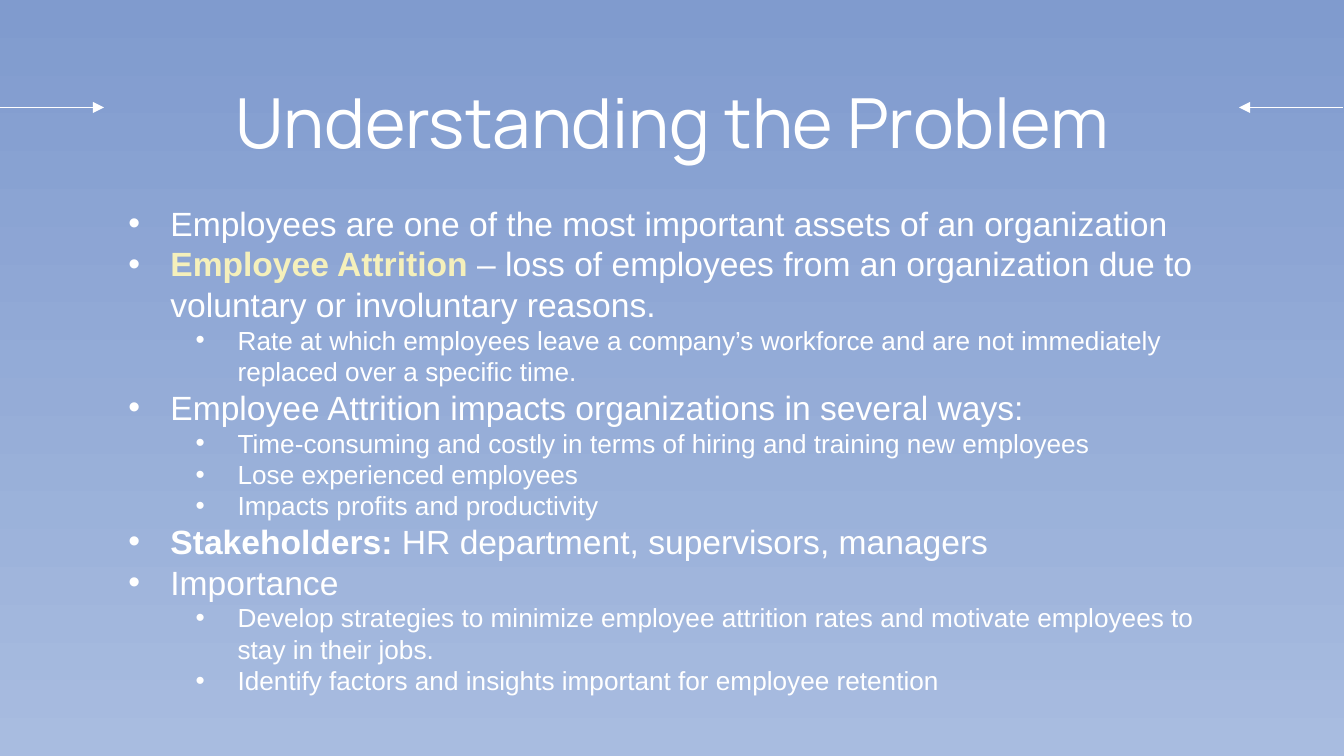
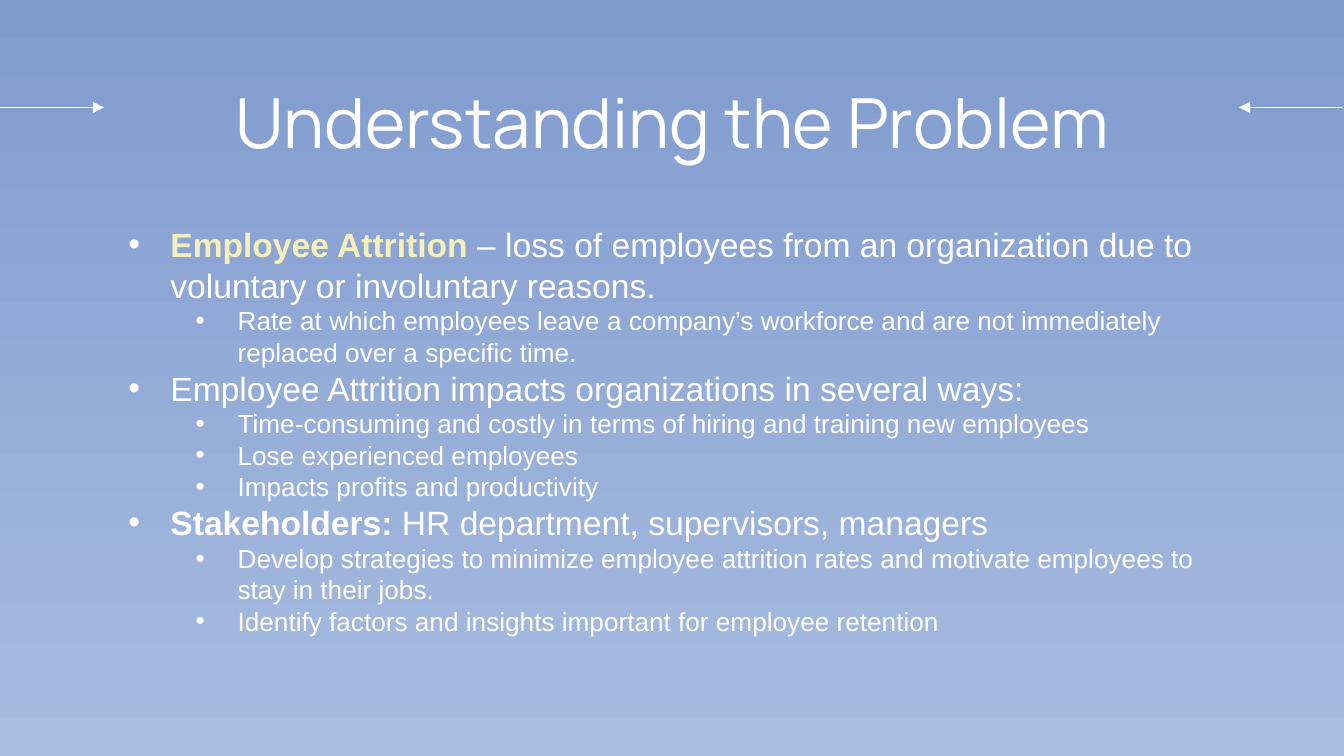
Before and after one commit to chrismle/Employee_Attrition, a slide deck: slide 2 of reports/Employee_Attrition_Presentation.pptx. Drawn at 1344x756 pixels with LibreOffice and Linux fonts; fonts in the diff are those of the drawing. Boxes give left, top, right and bottom in pixels: in the first picture for what was removed or moved away, otherwise in the second. Text is boxed around its words. In the diff, an @@ line names an element or a change of style, - is before the commit and + after.

```diff
--- a/reports/Employee_Attrition_Presentation.pptx
+++ b/reports/Employee_Attrition_Presentation.pptx
@@ subtitle "Employee Attrition – loss of ...": place and size @@
-subtitle "Employee Attrition – loss of ..." at bbox=[170, 212, 1193, 695]
+subtitle "Employee Attrition – loss of ..." at bbox=[170, 233, 1193, 636]
@@ subtitle at bbox=[170, 212, 1167, 242]: paragraph removed @@
-• Employees are one of the most important assets of an organization
@@ subtitle at bbox=[170, 572, 338, 601]: paragraph removed @@
-• Importance
```
Also in this commit, not shown: 1 other slide changed, 1 other file.
